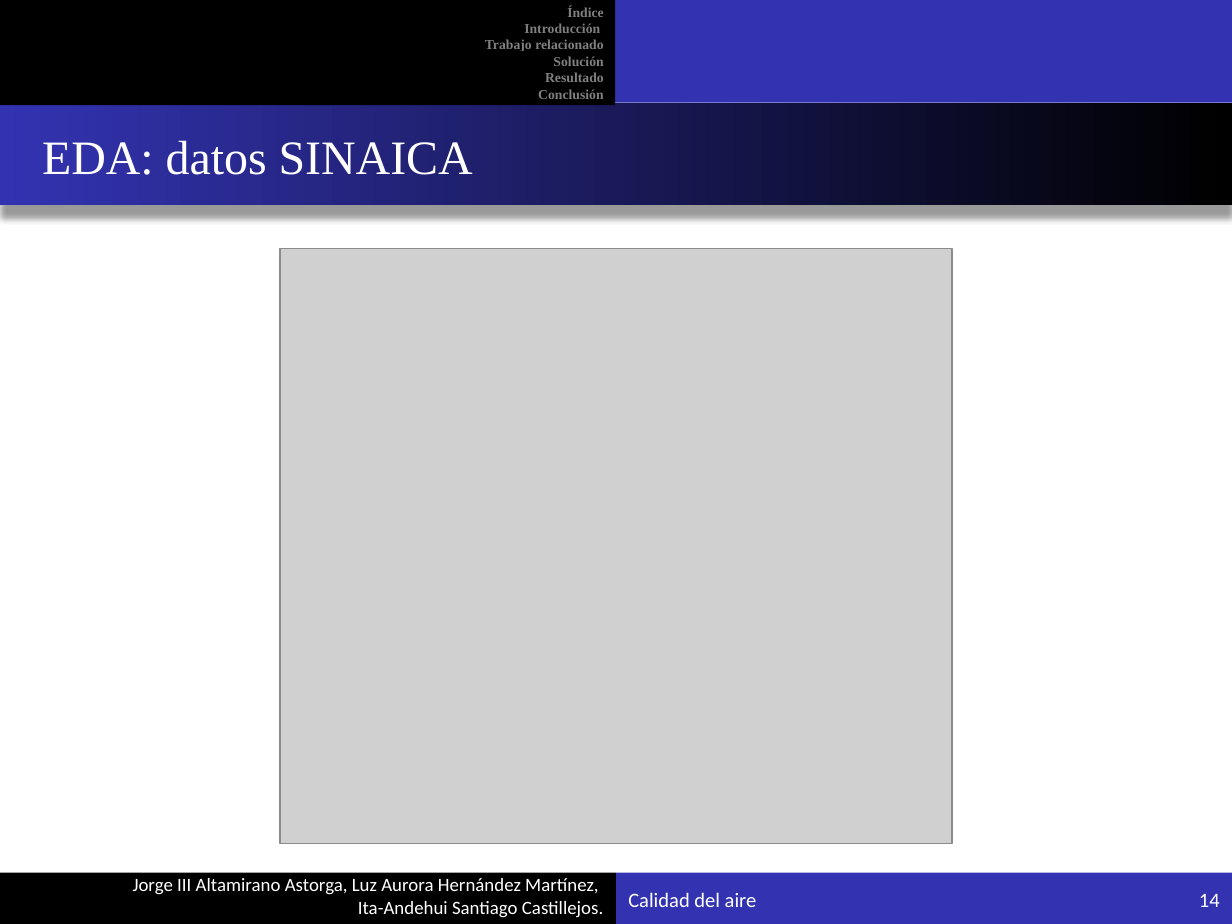
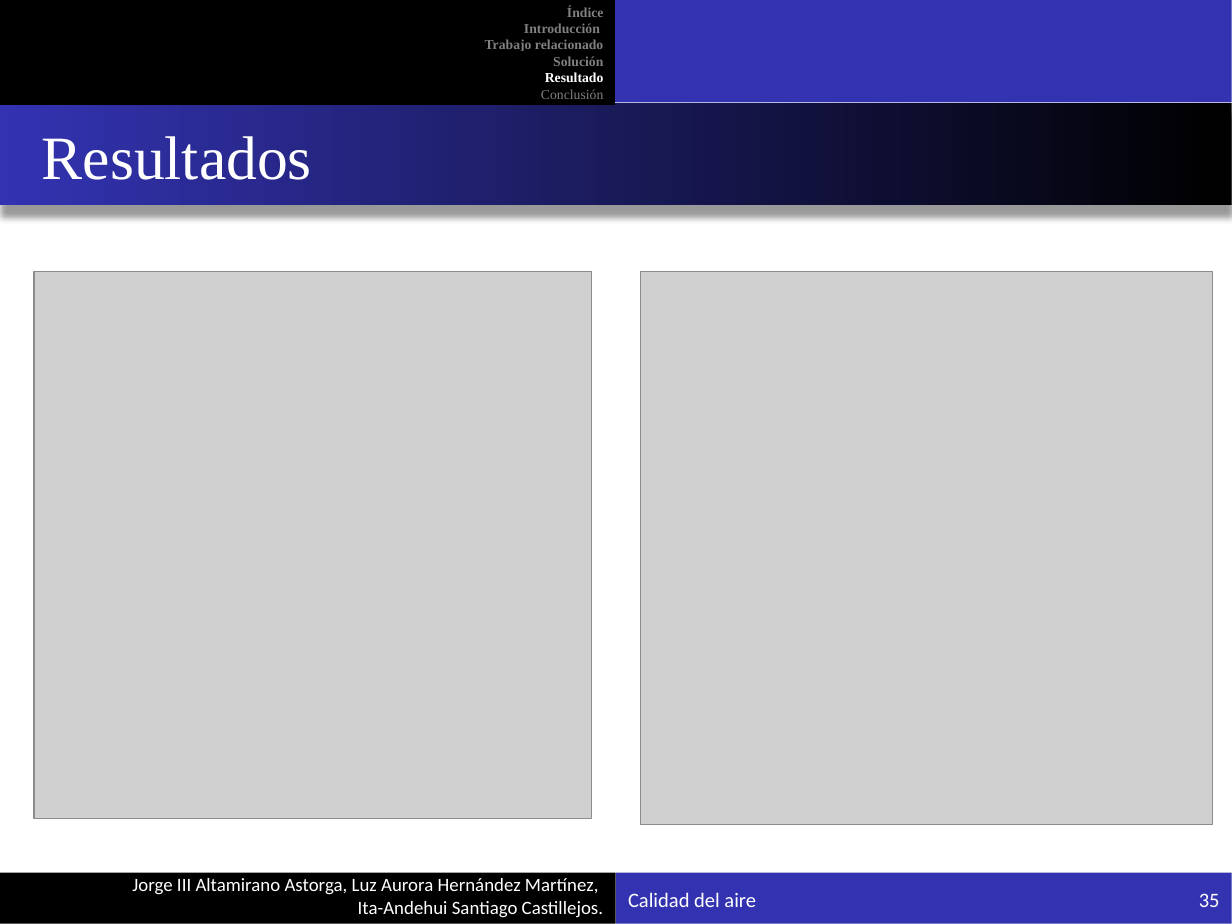
Before and after one commit to philwebsurfer/dlfinal, a slide deck: slide 35 of presentacion.pptx (slide 14 before the commit). Drawn at 1232x924 pixels with LibreOffice and Linux fonts; fonts in the diff are those of the drawing; grey boxes stand for pictures. Boxes give left, top, right and bottom in pixels: in the first picture for what was removed or moved away, otherwise in the second. Text is boxed around its words. In the diff, an @@ line names an element or a change of style, - is before the commit and + after.

```diff
--- a/presentacion.pptx
+++ b/presentacion.pptx
@@ text at bbox=[524, 23, 604, 99]: text colour #7F7F7F to #808080 in "Introducción"; text colour #808080 to #FFFFFF in "Resultado"; bold off in "Conclusión" @@
@@ text at bbox=[42, 136, 312, 180]: text changed; size 28 to 36 pt @@
-EDA: datos SINAICA
+Resultados
@@ picture removed at bbox=[280, 249, 951, 844] @@
@@ picture added at bbox=[34, 271, 593, 818] @@
@@ picture added at bbox=[641, 271, 1214, 824] @@
@@ page number at bbox=[1199, 893, 1220, 907]: text changed @@
-14
+35
```
Also in this commit, not shown: 28 other slides changed, 9 slides added, 1 other file.
